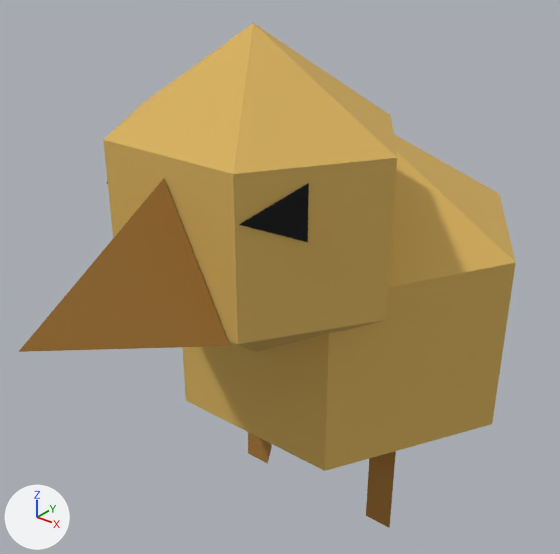
A saved change to the glTF model artifacts/graphics/astra/chick/chick.glb.
Rendered twice from a 50 mm lens placed at (0.054, -0.0828, 0.0836), pointed at (-0.0026, -0.012, 0.0398). Every picture has the same lights, and +X, +Y and +Z are marked at lower left. The older version comes first. Vertices at exactly the same position are counted once.

In view in the first picture: 'chick_body'.
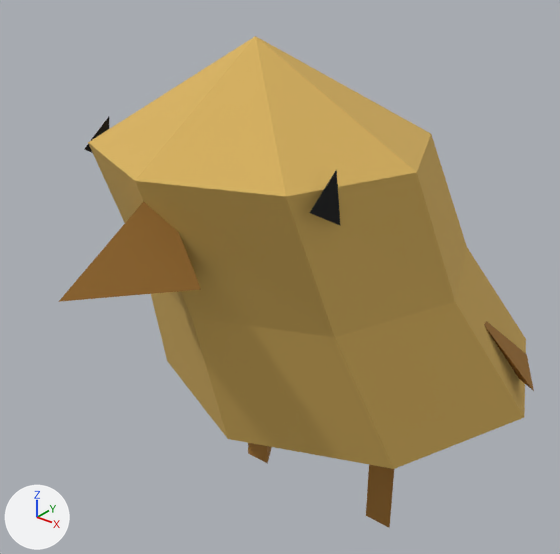
Where the change shows, as pixel boxes [x1, y1, x2, y2] in the pictures (560 x 554 px):
'chick_body', reshaped: before [19, 23, 516, 528]; after [59, 36, 534, 528]
part 1 of me_chick_body, rebuilt (31% wider, 29% taller): before [182, 135, 516, 471]; after [88, 36, 526, 469]
part 2 of me_chick_body, rebuilt: before [19, 179, 230, 352]; after [59, 201, 201, 302]
part 3 of me_chick_body, deleted: before [239, 183, 309, 242]
part 4 of me_chick_body, reshaped: before [103, 23, 397, 352]; after [84, 117, 534, 391]

The change, as a list of edits to the scene's bpy script:
```text
Change me_chick_body:
    used by ob_chick_body; location = (0.0, 0.0, 0.0)
    remove me_chick_body.from_pydata(...)  # 50 vertices, 70 faces; spans x -0.0235..0.0235, y -0.0517..0.0213, z 0.0027..0.0723
    add me_chick_body.from_pydata(...)  # 56 vertices, 78 faces; spans x -0.0273..0.0273, y -0.047..0.029, z 0.0027..0.071
    me_chick_body part 1: the loose piece of 14 vertices spanning x -0.0235..0.0235, y -0.0213..0.0213, z 0.0073..0.0593 is rebuilt with 26 vertices and now spans x -0.027..0.027, y -0.037..0.029, z 0.0083..0.071
    me_chick_body part 2: the loose piece of 4 vertices spanning x -0.008..0.008, y -0.0517..-0.0333, z 0.0433..0.0593 is rebuilt with 4 vertices and now spans x -0.005..0.005, y -0.047..-0.034, z 0.049..0.059
    me_chick_body part 3: the loose piece of 3 vertices spanning x 0.0093..0.0131, y -0.033..-0.0273, z 0.054..0.06 is deleted
    me_chick_body part 4
    14 vertices are removed from x -0.0179..0.0179, y -0.0332..-0.0062, z 0.033..0.0723
    24 faces are deleted
    14 vertices are added at x -0.0273..0.0273, y -0.0307..0.0187, z 0.0203..0.0617
    10 new faces join them
    other edits to the shape of me_chick_body do not show in these pictures
```
